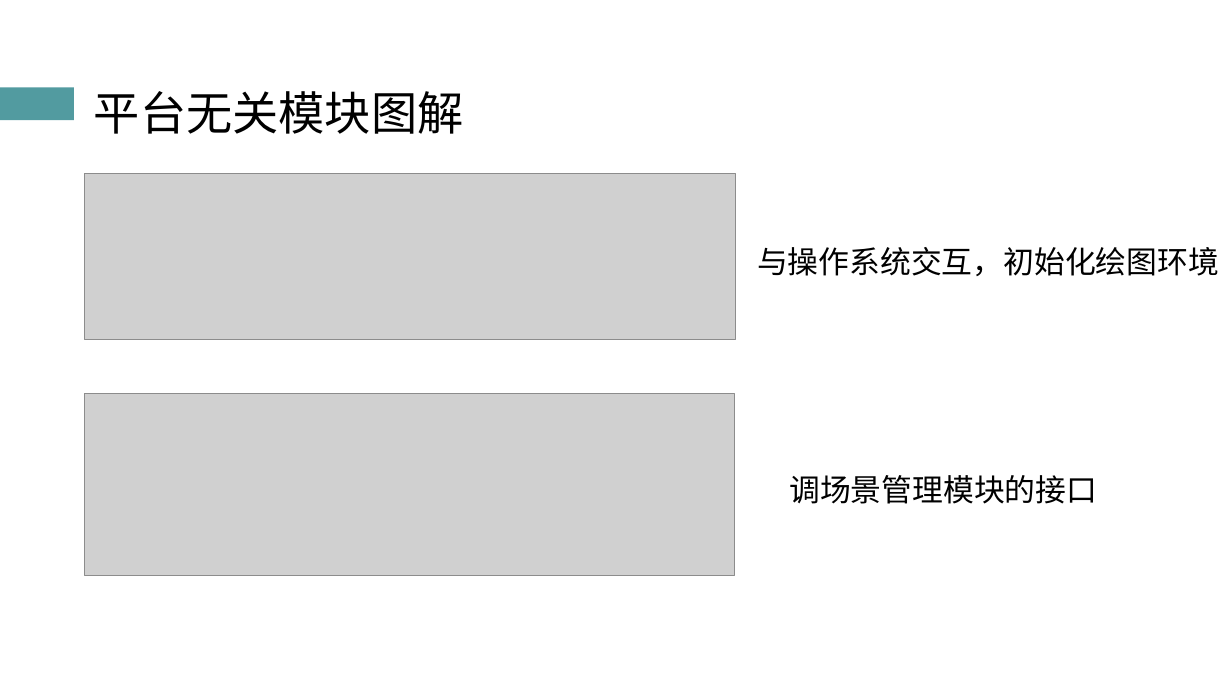
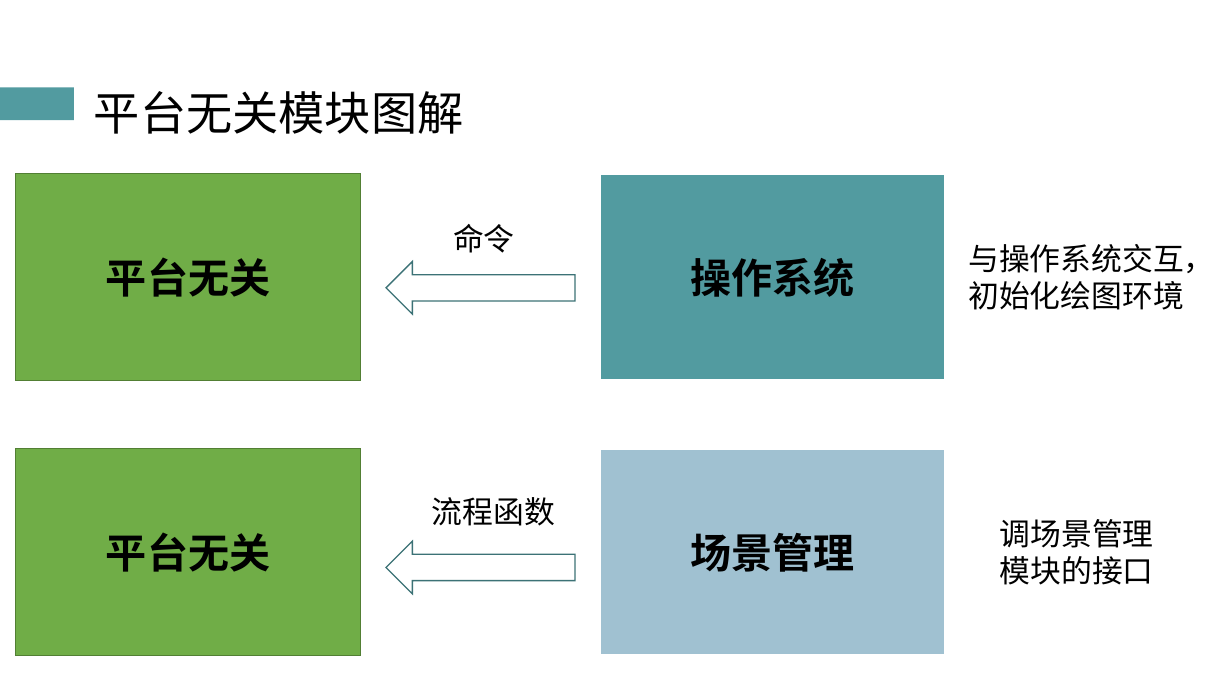
Before and after one commit to atom-chen/Main, a slide deck: slide 28 of OpenGL/答辩PPT.pptx. Drawn at 1232x693 pixels with LibreOffice and Linux fonts; fonts in the diff are those of the drawing; grey boxes stand for pictures. Boxes give left, top, right and bottom in pixels: in the first picture for what was removed or moved away, otherwise in the second. Text is boxed around its words. In the diff, an @@ line names an element or a change of style, - is before the commit and + after.

```diff
--- a/OpenGL/答辩PPT.pptx
+++ b/OpenGL/答辩PPT.pptx
@@ rectangle added at <box>16,174,360,381</box>, fill #70AD47, outline #538035 1 pt, 32 pt, text #000000, bold @@
+平台无关
@@ picture removed at <box>85,174,736,340</box> @@
@@ rectangle added at <box>601,174,945,381</box>, fill #529BA0, outline #FFFFFF 1.5 pt, 32 pt, text #000000, bold @@
+操作系统
@@ text added at <box>453,224,515,253</box>, 24 pt, text #000000 @@
+命令
@@ left arrow added at <box>386,262,575,314</box>, fill #FFFFFF, outline #3D7376 1 pt @@
@@ text at <box>968,244,1214,310</box>: text changed @@
-与操作系统交互，初始化绘图环境
+与操作系统交互，
+初始化绘图环境
@@ picture removed at <box>85,394,735,576</box> @@
@@ rectangle added at <box>16,448,360,655</box>, fill #70AD47, outline #538035 1 pt, 32 pt, text #000000, bold @@
+平台无关
@@ rectangle added at <box>601,448,945,655</box>, fill #A0C1D1, outline #FFFFFF 1.5 pt, 32 pt, text #000000, bold @@
+场景管理
@@ text added at <box>432,497,555,526</box>, 24 pt, text #000000 @@
+流程函数
@@ text at <box>1000,519,1154,585</box>: text changed @@
-调场景管理模块的接口
+调场景管理
+模块的接口
@@ left arrow added at <box>386,542,575,594</box>, fill #FFFFFF, outline #3D7376 1 pt @@
```
Also in this commit, not shown: 18 other slides changed, 1 slide removed, 50 other files.
